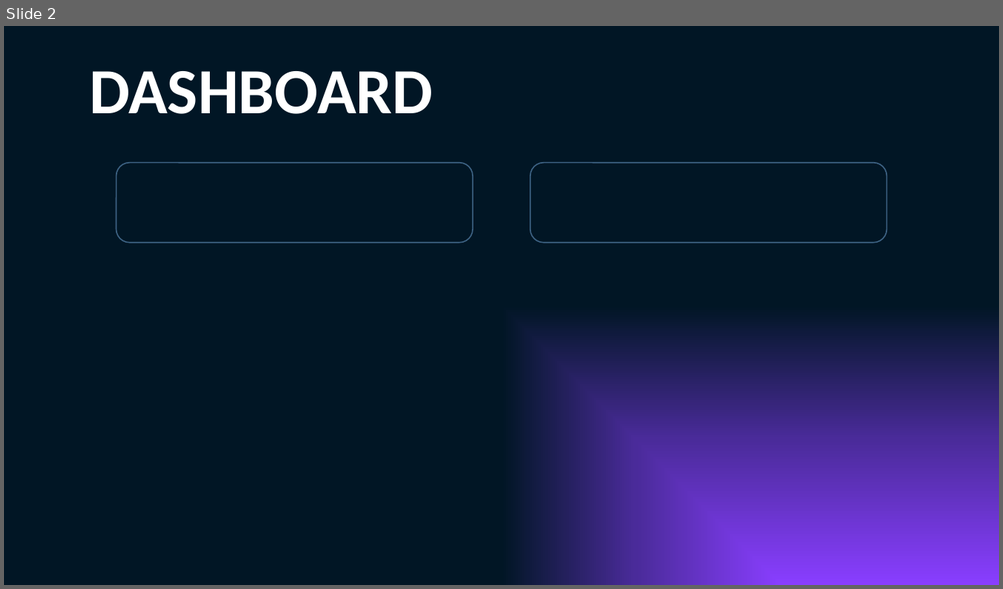
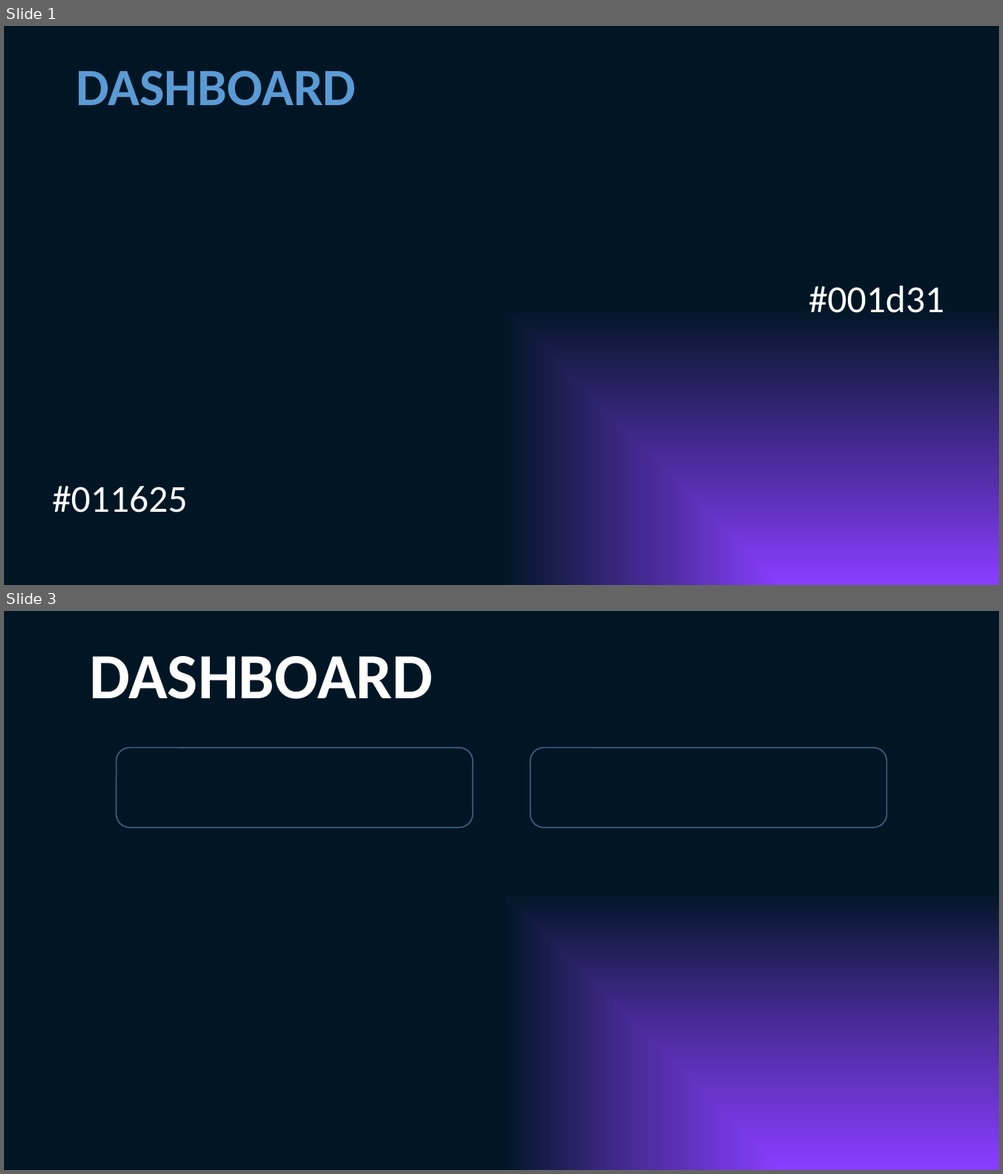
Before and after one commit to professoreugenio/POWERBI-CURSO, a slide deck: TESLA/AULA 1/PROJETO 1/TEMPLATES/templates.pptx. Shown one above the other, each under a label of ours: slide 2 before the commit, slides 1 and 3 after it; the slides between them are not shown. The pictures are 1003x589 and 1003x1174 pixels, drawn with LibreOffice and Linux fonts; fonts in the diff are those of the drawing. Boxes give left, top, right and bottom in pixels: in the first picture for what was removed or moved away, otherwise in the second. Text is boxed around its words. In the diff, an @@ line names an element or a change of style, - is before the commit and + after.

```diff
--- a/TESLA/AULA 1/PROJETO 1/TEMPLATES/templates.pptx
+++ b/TESLA/AULA 1/PROJETO 1/TEMPLATES/templates.pptx
@@ slide 1 added at (4, 26, 999, 585), background gradient #893EFF to #4A2B9A to #011625 @@
@@ text added at (76, 70, 356, 106), 44 pt, text gradient #1F4E79 to #5B9BD5 to #9DC3E6, bold @@
+DASHBOARD
@@ text added at (808, 286, 945, 313), 32 pt, text #FFFFFF @@
+#001d31
@@ text added at (52, 486, 188, 513), 32 pt, text #FFFFFF @@
+#011625
@@ what was slide 2 is now slide 3 @@
```
Also in this commit, not shown: 1 slide changed, 7 other files.
